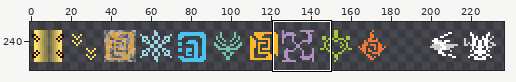
Sprite sheet -- src/main/resources/assets/genshin12/textures/misc/potions.png. Above: a wide view before the commit, with the close-up outlined.
Close-up. Before the commit:
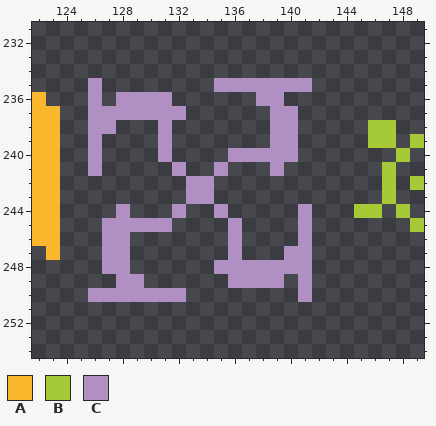
The file is 256x256 pixels. Colours within 5 levels of each other are drawn and written as one. Shown: x 122..149, y 231..254. The wide view leaves out empty margins.
Palette (. is transparent): A #fab72e  B #a6c938  C #b08fc2
Pixels before, first column x 122:
235 ....C........CCCCCCC........
236 A...C.CCCC......CC..........
237 AA..CCCCCCC......CC.........
238 AA..CC...C.......CC.....BB..
239 AA..C....C.......CC.....BB.B
240 AA..C....C....CCCCC.......B.
241 AA..C.....C..C...C.......B..
242 AA.........CC............B.B
243 AA.........CC............B..
244 AA....C...C..C.....C...BB.B.
245 AA...CCCCC....C....C.......B
246 AA...CC.......C....C........
247 .A...CC.......C...CC........
248 .....CC......CCCCCCC........
249 ......CC......CCCC.C........
250 ....CCCCCCC........C........
The same view after the edit:
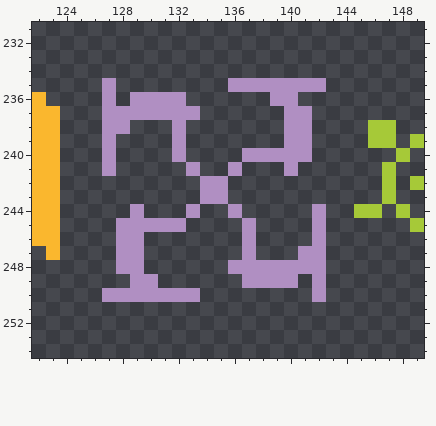
From the commit log: fix electro icon
Changes in this commit:
Changed rows in their new state; - is an unchanged pixel.
first column x 126:
235 .C-------.------C
236 .C.---C-----.-C--
237 .------C-----.-C-
238 .-C--.C------.-C-
239 .C---.C------.-C-
240 .C---.C---.----C-
241 .C----.C-.C--.C--
242 -------.-C-------
243 -------.-C-------
244 --.C--.C-.C----.C
245 -.----C---.C---.C
246 -.-C------.C---.C
247 -.-C------.C--.-C
248 -.-C-----.------C
249 --.-C-----.---C.C
250 .------C-------.C
Pixel boxes of the changes (left, top, right, bottom) in both close-ups:
changed: (88, 78, 326, 302)
